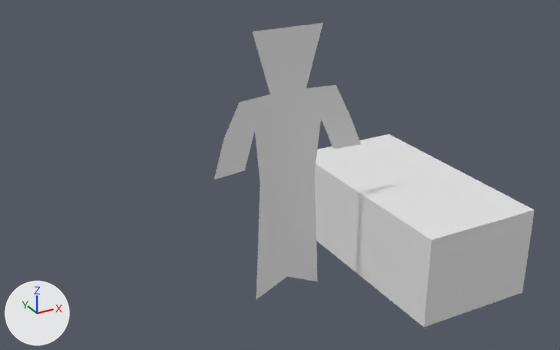
The Blender file BathroomScene/simulations.blend as it was, and as the next commit left it.
Before and after are seen from a 50 mm camera at (-1.49, -3.8, 2.74) aimed at (0.69, 0.17, 0.75). Arrows for +X, +Y and +Z are at lower left; the lights stay in place.
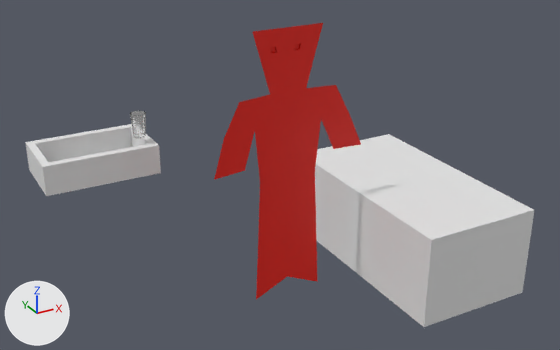
Location of each change, (x1, y1, x2, y2) in pixels of the pictures (560 x 350 px):
'Cube.002', added: after (25, 124, 161, 196)
'Circle', added: after (130, 111, 146, 138)
part 1 of me_plane, added (red): after (253, 23, 323, 300)
part 2 of me_plane, recoloured (grey to red): (214, 85, 361, 180) in both

The change, as a diff of the scene's bpy script:
```diff
--- a/BathroomScene/simulations.blend.py
+++ b/BathroomScene/simulations.blend.py
@@ mat_material @@
+mat_material = principled_material('Material')
+mat_material.base_color = (0.8, 0.00774, 0.0)  # red #e71500
@@ mat_glass @@
+mat_glass = bpy.data.materials.new('glass')
+mat_glass.use_nodes = True; mat_glass.node_tree.nodes.clear()
+_N = mat_glass.node_tree.nodes; _L = mat_glass.node_tree.links
+n0 = _N.new('ShaderNodeOutputMaterial'); n0.name = 'Material Output'
+n1 = _N.new('ShaderNodeBsdfGlass'); n1.name = 'Glass BSDF'
+n1.distribution = 'BECKMANN'
+n1.inputs[1].default_value = 0.214  # 'Roughness'
+n1.inputs[2].default_value = 1.45  # 'IOR'
+_L.new(n1.outputs[0], n0.inputs[0])  # 'BSDF' to 'Surface'
@@ me_plane @@
 # used by ob_plane; location = (0.0, 0.0, 0.0)
-me_plane.from_pydata(...)  # 23 vertices, 12 faces; spans x 0.16..1.19, y 0.0, z 0.0..1.74
+me_plane.from_pydata(...)  # 181 vertices, 152 faces; spans x 0.16..1.19, y 0.0..0.01, z 0.0..1.74
+# me_plane part 1: 158 vertices added at x 0.43..0.87, y 0.0..0.01, z 0.02..1.74
+# me_plane part 2: 4 faces spanning x 0.16..1.19, y 0.0, z 0.9..1.36 switch from no material to mat_material (red #e71500)
@@ me_circle @@
+me_circle.from_pydata(...)  # 129 vertices, 129 faces; spans x -0.053..0.053, y -0.053..0.053, z -0.081..0.079
+me_circle.materials.append(mat_glass)
@@ me_cube_002 @@
+me_cube_002.from_pydata(...)  # 36 vertices, 34 faces; spans x -1.0..1.0, y -1.0..1.0, z -0.91..1.09
@@ ob_circle @@
+ob_circle = bpy.data.objects.new('Circle', me_circle)
+ob_circle.location = (0.017, 0.869, 0.99)
+ob_circle.rotation_euler = (-0.000403, 0.000949, -0.0903)  # degrees (0, 0.1, -5.2)
@@ ob_cube_002 @@
+ob_cube_002 = bpy.data.objects.new('Cube.002', me_cube_002)
+ob_cube_002.location = (-0.268, 1.011, 0.751)
+ob_cube_002.scale = (0.38, 0.24, 0.1)
```
